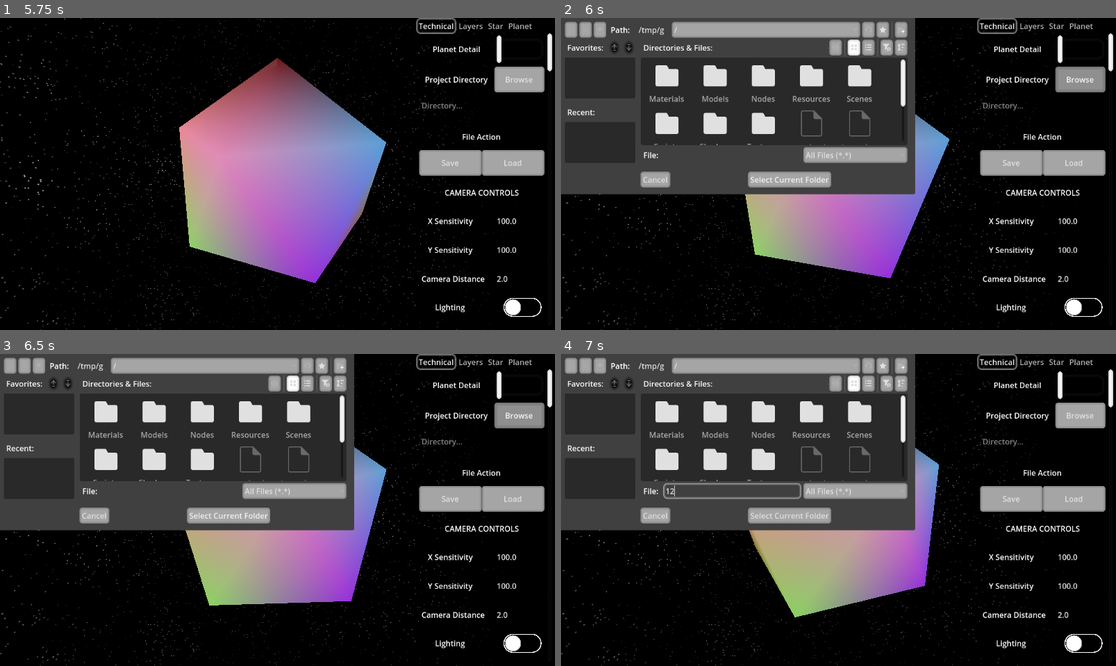
Above: before the commit, frames 1-4 (two rows, left to right).
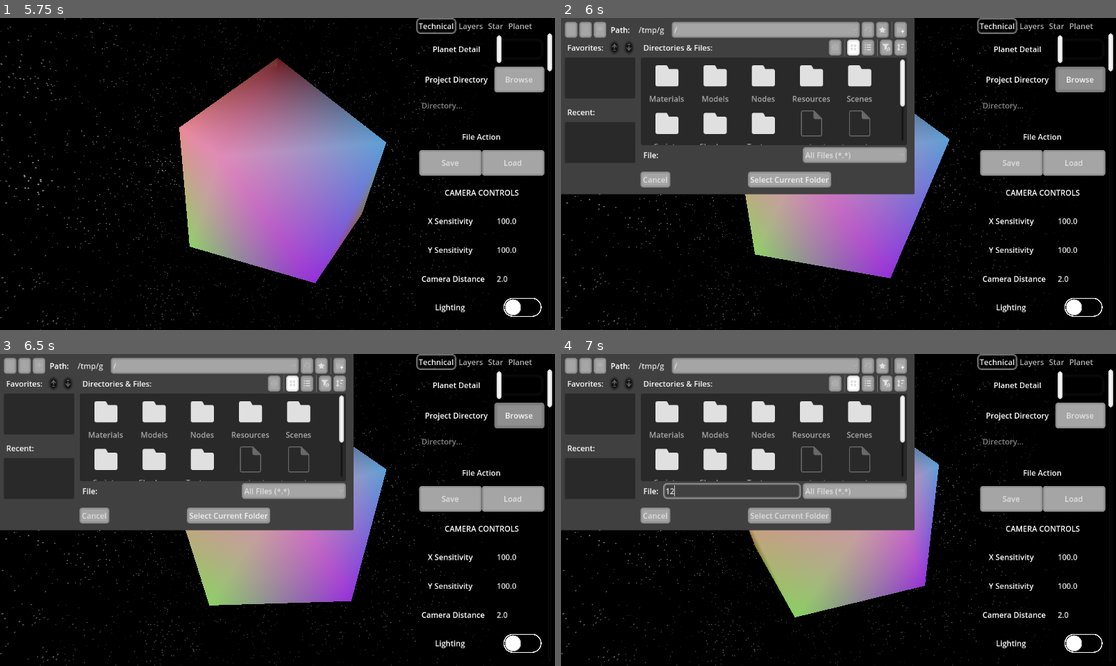
Above: after the commit, the same moments.

Repository: PaiBir/EXcalibur_Godot
Game: Godot game, scene res://Scenes/Primary.tscn
Same seed, same stepped clock (60 frames per second), same inputs: the game is played once before the commit and once after it.
Inputs (mouse positions are in pixels of both pictures, inside the frame that each line leads up to):
- Up to frame 1 (5.75 s): click (482, 105) at 0.52 s; type "12" at 0.6 s; click "Browse" at 1.25 s; click (521, 308) at 2 s; click (210, 174) at 2.75 s; click "Browse" at 3.5 s; click (521, 308) at 4.25 s; click (210, 174) at 5 s
- Up to frame 2 (6 s): click "Browse" at 5.75 s
- Up to frame 3 (6.5 s): no input
- Up to frame 4 (7 s): click (733, 491) at 6.52 s; type "12" at 6.6 s

Frame 1 is identical in both runs. In frame 2, 0.3% of the frame differs, in the area x 43-64%, y 0-57%; in frame 3, 0.3%; in frame 4, 0.3%, in the area x 42-64%, y 0-57%.

Commit message:
feedbacks suck

Diff:
--- a/Scripts/CLIMBER_X/ATM/CLIMBER_X_ATMO.gd
+++ b/Scripts/CLIMBER_X/ATM/CLIMBER_X_ATMO.gd
@@ -61,6 +61,45 @@
 var i_all : int = 12
 var nfb : int = 12
 
+var FB_co2 : float = 0
+var FB_tam : Array[Array] = []
+var FB_cld : Array[Array] = []
+var FB_hcld : Array[Array] = []
+var FB_clot : Array[Array] = []
+var FB_gams : Array[Array] = []
+var FB_gamb : Array[Array] = []
+var FB_gamt : Array[Array] = []
+var FB_htrop : Array[Array] = []
+var FB_ttrop : Array[Array] = []
+var FB_ram : Array[Array] = []
+var FB_hrm : Array[Array] = []
+var FB_hqeff : Array[Array] = []
+var FB_aerosol_ot : Array[Array] = []
+var FB_aerosol_im : Array[Array] = []
+var FB_so4 : Array[Array] = []
+var FB_frst : Array[Array] = []
+var FB_tskin : Array[Array] = []
+var FB_t2 : Array[Array] = []
+var FB_q2 : Array[Array] = []
+var FB_alb_vu_s : Array[Array] = []
+var FB_alb_vu_c : Array[Array] = []
+var FB_alb_ir_s : Array[Array] = []
+var FB_alb_ir_c : Array[Array] = []
+var FB_flwr_up_sur : Array[Array] = []
+
+var FB_tg : Array[float] = [0,0]
+var FB_delta_t : float = 0
+var FB_rf_top_avg : float = 0
+var FB_rf_trop_avg : float = 0
+var FB_rf_top : Array[float] = []
+var FB_rf_trop : Array[float] = []
+var FB_dhtrop_rf : Array[float] = []
+var FB_flwr_top : Array[Array] = []
+var FB_fswr_top : Array[Array] = []
+var FB_d_flwr_top : Array[Array] = []
+var FB_d_fswr_top : Array[Array] = []
+var FB_d_f_top : Array[Array] = []
+
 ##Aspects from ATM_DEF
 var Hadley_Cell_Width : float #radians
 var InterTropicalConvergenceZone_Position : float #radians
@@ -72,17 +111,28 @@
 var t2m_glob_ann : float = 0
 var dt2m_glob_ann_cum : float = 0
 
-func sum(a : Array,b : Array, o : int) -> float: #o = 0: addition, o = 1: subtraction, o = 2: multiplication, o = 3: division
+func sum(a : Array,b : Array, o : int, mask : int = -1) -> float: #o = 0: addition, o = 1: subtraction, o = 2: multiplication, o = 3: division
 	var total : float = 0
-	for i in range(a.size()):
-		if o == 0:
-			total += (a[i] + b[i])
-		elif o == 1:
-			total += (a[i] - b[i])
-		elif o == 2:
-			total += (a[i] * b[i])
-		elif o == 3:
-			total += (a[i] / b[i])
+	if(mask == -1):
+		for i in range(a.size()):
+			if o == 0:
+				total += (a[i] + b[i])
+			elif o == 1:
+				total += (a[i] - b[i])
+			elif o == 2:
+				total += (a[i] * b[i])
+			elif o == 3:
+				total += (a[i] / b[i])
+	else:
+		for i in range(a.size()):
+			if o == 0:
+				total += (a[i][mask] + b[i][mask])
+			elif o == 1:
+				total += (a[i][mask] - b[i][mask])
+			elif o == 2:
+				total += (a[i][mask] * b[i][mask])
+			elif o == 3:
+				total += (a[i][mask] / b[i][mask])
 	return total
 
 ##Adifa
@@ -1428,11 +1478,194 @@
 	return OutCol
 
 ## Feedbacks
+#Initializes feedback anaylsis
 func feedback_init():
-	pass
-
+	var emptyArray : Array[float] = []
+	emptyArray.resize(model_timer.DaysPerYear)
+
+	FB_tam = []
+	FB_tam.resize(atm_grid.OutputArray.size())
+	FB_tam.fill(emptyArray)
+
+	FB_cld = []
+	FB_cld.resize(atm_grid.OutputArray.size())
+	FB_cld.fill(emptyArray)
+
+	FB_hcld = []
+	FB_hcld.resize(atm_grid.OutputArray.size())
+	FB_hcld.fill(emptyArray)
+
+	FB_clot = []
+	FB_clot.resize(atm_grid.OutputArray.size())
+	FB_clot.fill(emptyArray)
+
+	FB_gams = []
+	FB_gams.resize(atm_grid.OutputArray.size())
+	FB_gams.fill(emptyArray)
+
+	FB_gamb = []
+	FB_gamb.resize(atm_grid.OutputArray.size())
+	FB_gamb.fill(emptyArray)
+
+	FB_gamt = []
+	FB_gamt.resize(atm_grid.OutputArray.size())
+	FB_gamt.fill(emptyArray)
+
+	FB_htrop = []
+	FB_htrop.resize(atm_grid.OutputArray.size())
+	FB_htrop.fill(emptyArray)
+
+	FB_ttrop = []
+	FB_ttrop.resize(atm_grid.OutputArray.size())
+	FB_ttrop.fill(emptyArray)
+
+	FB_ram = []
+	FB_ram.resize(atm_grid.OutputArray.size())
+	FB_ram.fill(emptyArray)
+
+	FB_hrm = []
+	FB_hrm.resize(atm_grid.OutputArray.size())
+	FB_hrm.fill(emptyArray)
+
+	FB_hqeff = []
+	FB_hqeff.resize(atm_grid.OutputArray.size())
+	FB_hqeff.fill(emptyArray)
+
+	FB_aerosol_ot = []
+	FB_aerosol_ot.resize(atm_grid.OutputArray.size())
+	FB_aerosol_ot.fill(emptyArray)
+
+	FB_aerosol_im = []
+	FB_aerosol_im.resize(atm_grid.OutputArray.size())
+	FB_aerosol_im.fill(emptyArray)
+
+	FB_so4 = []
+	FB_so4.resize(atm_grid.OutputArray.size())
+	FB_so4.fill(emptyArray)
+
+	FB_frst = []
+	FB_frst.resize(atm_grid.OutputArray.size())
+	FB_frst.fill(emptyArray)
+
+	FB_tskin = []
+	FB_tskin.resize(atm_grid.OutputArray.size())
+	FB_tskin.fill(emptyArray)
+
+	FB_t2 = []
+	FB_t2.resize(atm_grid.OutputArray.size())
+	FB_t2.fill(emptyArray)
+
+	FB_q2 = []
+	FB_q2.resize(atm_grid.OutputArray.size())
+	FB_q2.fill(emptyArray)
+
+	var heights : Array[Array] = []
+	heights.resize(atm_grid.numSurfaceTypes)
+	heights.fill(emptyArray)
+
+	FB_alb_vu_s = []
+	FB_alb_vu_s.resize(atm_grid.OutputArray.size())
+	FB_alb_vu_s.fill(heights)
+
+	FB_alb_vu_c = []
+	FB_alb_vu_c.resize(atm_grid.OutputArray.size())
+	FB_alb_vu_c.fill(heights)
+
+	FB_alb_ir_s = []
+	FB_alb_ir_s.resize(atm_grid.OutputArray.size())
+	FB_alb_ir_s.fill(heights)
+
+	FB_alb_ir_c = []
+	FB_alb_ir_c.resize(atm_grid.OutputArray.size())
+	FB_alb_ir_c.fill(heights)
+
+	FB_flwr_up_sur = []
+	FB_flwr_up_sur.resize(atm_grid.OutputArray.size())
+	FB_flwr_up_sur.fill(heights)
+
+
+	FB_tg = [0,0]
+	FB_delta_t = 0
+	FB_rf_top_avg = 0
+	FB_rf_trop_avg = 0
+
+	FB_rf_top = []
+	FB_rf_top.resize(atm_grid.OutputArray.size())
+	FB_rf_top.fill(0)
+
+	FB_rf_trop = []
+	FB_rf_trop.resize(atm_grid.OutputArray.size())
+	FB_rf_trop.fill(0)
+
+	FB_dhtrop_rf = []
+	FB_dhtrop_rf.resize(atm_grid.OutputArray.size())
+	FB_dhtrop_rf.fill(0)
+
+	var NFB_Array : Array[float] = []
+	NFB_Array.resize(nfb + 1)
+
+	FB_flwr_top = []
+	FB_flwr_top.resize(atm_grid.OutputArray.size())
+	FB_flwr_top.fill(NFB_Array)
+
+	FB_fswr_top = []
+	FB_flwr_top.resize(atm_grid.OutputArray.size())
+	FB_flwr_top.fill(NFB_Array)
+
+	NFB_Array.resize(nfb)
+
+	FB_d_flwr_top = []
+	FB_d_flwr_top.resize(atm_grid.OutputArray.size())
+	FB_d_flwr_top.fill(NFB_Array)
+
+	FB_d_fswr_top = []
+	FB_d_fswr_top.resize(atm_grid.OutputArray.size())
+	FB_d_fswr_top.fill(NFB_Array)
+
+	FB_d_f_top = []
+	FB_d_f_top.resize(atm_grid.OutputArray.size())
+	FB_d_f_top.fill(NFB_Array)
+
+##### CHECK HERE FOR TERM DEFINITIONS! #####
+#Saves variables for feedback analysis
 func feedback_save():
-	pass
+	var t2 : Array[Array] = []
+	var frst : Array[Array] = []
+	for i in atm_grid.OutputArray.size():
+		FB_tam[i][model_timer.DayOfYear] = (atm_grid.OutputArray[i] as ATM_CELL).Extrapolated_Surface_Temp
+		FB_cld[i][model_timer.DayOfYear] = (atm_grid.OutputArray[i] as ATM_CELL).Cloud_Fraction
+		FB_hcld[i][model_timer.DayOfYear] = (atm_grid.OutputArray[i] as ATM_CELL).Cloud_Height
+		FB_clot[i][model_timer.DayOfYear] = (atm_grid.OutputArray[i] as ATM_CELL).Cloud_Optical_Thickness
+		FB_gams[i][model_timer.DayOfYear] = (atm_grid.OutputArray[i] as ATM_CELL).LapseRate_BoundaryLayer
+		FB_gamb[i][model_timer.DayOfYear] = (atm_grid.OutputArray[i] as ATM_CELL).LapseRate_Lower_Tropo
+		FB_gamt[i][model_timer.DayOfYear] = (atm_grid.OutputArray[i] as ATM_CELL).LapseRate_Upper_Tropo
+		FB_htrop[i][model_timer.DayOfYear] = (atm_grid.OutputArray[i] as ATM_CELL).Tropopause_Height
+		FB_ttrop[i][model_timer.DayOfYear] = (atm_grid.OutputArray[i] as ATM_CELL).Tropopause_Temperature
+		FB_ram[i][model_timer.DayOfYear] = (atm_grid.OutputArray[i] as ATM_CELL).Extrapolated_Surface_Relative_Humidity
+		FB_hrm[i][model_timer.DayOfYear] = (atm_grid.OutputArray[i] as ATM_CELL).Vertical_Humidity_Scale
+		FB_hqeff[i][model_timer.DayOfYear] = (atm_grid.OutputArray[i] as ATM_CELL).Vertical_Effective_Humidity_Scale
+		FB_aerosol_ot[i][model_timer.DayOfYear] = (atm_grid.OutputArray[i] as ATM_CELL).Aerosol_Optical_Thickness
+		FB_aerosol_im[i][model_timer.DayOfYear] = (atm_grid.OutputArray[i] as ATM_CELL).Aersol_Imaginary_Refractive_Index
+		FB_so4[i][model_timer.DayOfYear] = (atm_grid.OutputArray[i] as ATM_CELL).SO4_Load
+		frst.append([])
+		t2.append([])
+		for n in range(atm_grid.numSurfaceTypes):
+			FB_frst[i][n][model_timer.DayOfYear] = (atm_grid.OutputArray[i] as ATM_CELL).frst[n]
+			frst[i].append((atm_grid.OutputArray[i] as ATM_CELL).frst[n])
+			FB_tskin[i][n][model_timer.DayOfYear] = (atm_grid.OutputArray[i] as ATM_CELL).Skin_Temp[n]
+			FB_t2[i][n][model_timer.DayOfYear] = (atm_grid.OutputArray[i] as ATM_CELL).Air_Temp_2m[n]
+			frst[i].append((atm_grid.OutputArray[i] as ATM_CELL).Air_Temp_2m[n])
+			FB_q2[i][n][model_timer.DayOfYear] = (atm_grid.OutputArray[i] as ATM_CELL).Relative_Humidity_2m[n]
+			FB_alb_vu_s[i][n][model_timer.DayOfYear] = (atm_grid.OutputArray[i] as ATM_CELL).Albedo_Clear_VisUV[n]
+			FB_alb_vu_c[i][n][model_timer.DayOfYear] = (atm_grid.OutputArray[i] as ATM_CELL).Albedo_Cloudy_VisUV[n]
+			FB_alb_ir_s[i][n][model_timer.DayOfYear] = (atm_grid.OutputArray[i] as ATM_CELL).Albedo_Clear_IR[n]
+			FB_alb_ir_c[i][n][model_timer.DayOfYear] = (atm_grid.OutputArray[i] as ATM_CELL).Albedo_Cloudy_IR[n]
+			FB_flwr_up_sur[i][n][model_timer.DayOfYear] = (atm_grid.OutputArray[i] as ATM_CELL).flwr_up_sur[n]
+
+	#Circle back to this calculation. Need replacement for sqr term to allow math to work
+	FB_tg[0] = FB_tg[0] + sum(t2,frst,2,(atm_grid.surfaceTypes.SIC as int)) / model_timer.DaysPerYear
+
+	#This next part fills me with pain. Not gonna do it for now
 
 func feedback_analysis():
 	pass
